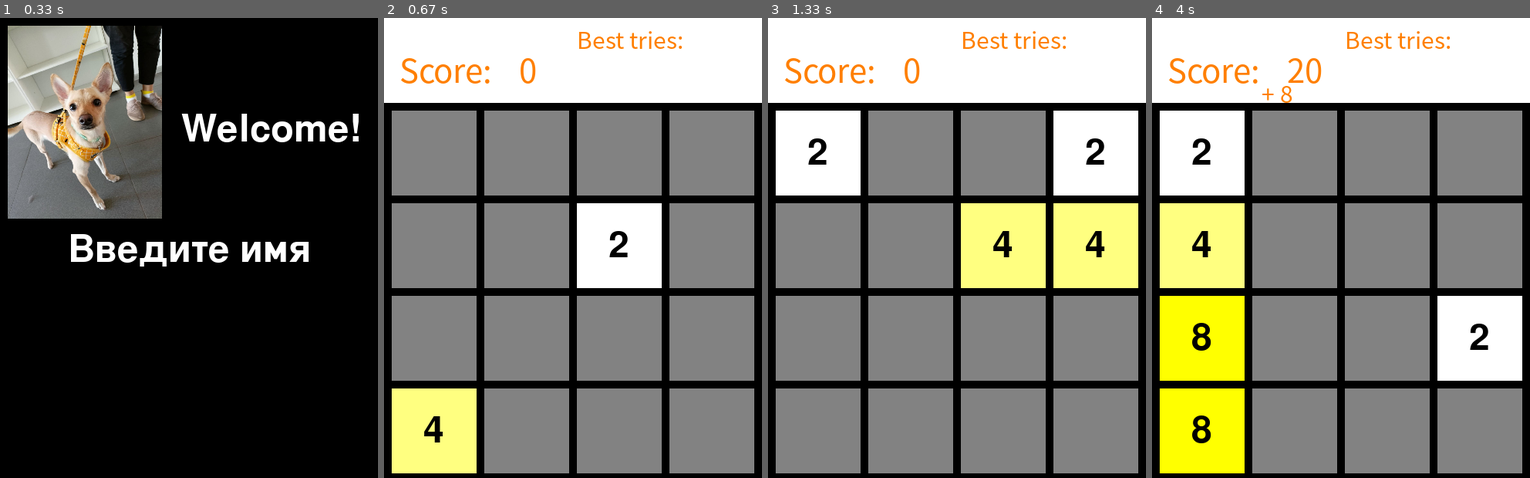
Above: before the commit, frames 1-4 (left to right).
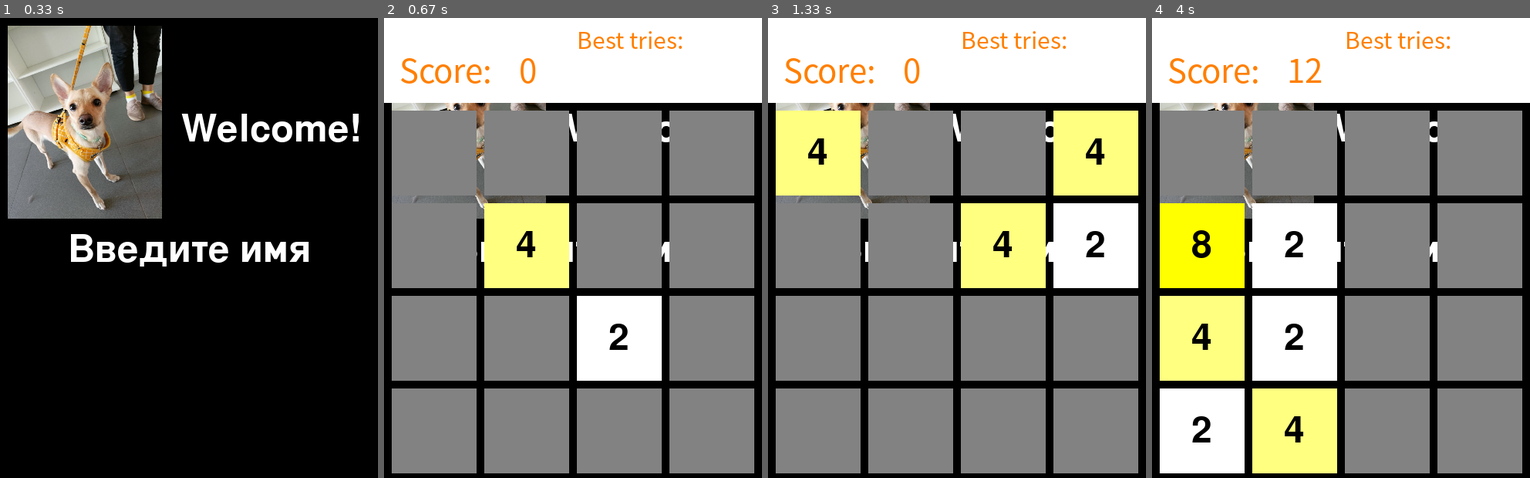
Above: after the commit, the same moments.

Repository: KonstantinGanzew/practic-on-pygame
Game: pygame game, started from 2048_project/main.py
Two runs of this game, one before a commit and one after it. Both use one fixed random seed, a clock stepped at 60 frames per second and the inputs below.
Inputs:
- Up to frame 1 (0.33 s): no input
- Up to frame 2 (0.67 s): tap Enter at 0.33 s
- Up to frame 3 (1.33 s): hold Right 0.67-1.13 s; hold Up from 1.22 s (still down)
- Up to frame 4 (4 s): release Up at 1.52 s; hold Right 1.55-2.1 s; hold Left 2.13-2.8 s; hold Down 2.83-3.65 s; hold Left from 3.68 s (still down)

Frame 1 is identical in both runs. In frame 2, 19% of the frame differs, in the area x 2-76%, y 18-99%; in frame 3, 14%; in frame 4, 35%, in the area x 2-98%, y 8-99%.

Commit message:
ну практически

Diff:
--- a/2048_project/database.py
+++ b/2048_project/database.py
@@ -10,11 +10,17 @@
 )
 """)
 
+def insert_result(name, score):
+    cur.execute("""
+        insert into RECORDS values (?, ?)
+    """, (name, score))
+    bd.commit()
+
 def get_best():
     cur.execute("""
-    SELECT name gamer, max(score) score from RECORDS
-    GROUP by name
-    ORDER by score DESC
-    limit 0
+        SELECT name gamer, max(score) score from RECORDS
+        GROUP by name
+        ORDER by score DESC
+        limit 3
     """)
     return cur.fetchall()
--- a/2048_project/main.py
+++ b/2048_project/main.py
@@ -4,6 +4,19 @@
 from database import *
 
 GAMERS_DB = get_best()
+
+def init_const():
+    global mas, score
+    mas = [ [0] * 4 for i in range(4) ]
+    score = 0
+    empty = get_empty_list(mas)
+    random.shuffle(empty)
+    random_num1 = empty.pop()
+    random_num2 = empty.pop()
+    x1, y1 = get_index_from_number(random_num1)
+    mas = insert_2_of_4(mas, x1, y1)
+    x2, y2 = get_index_from_number(random_num2)
+    mas = insert_2_of_4(mas, x2, y2)
 
 def draw_top_gamers():
     font_top = pygame.font.SysFont('simsun', 30)
@@ -43,7 +56,7 @@
                 text_y = h + (SIZE_BLOCK - font_h) / 2
                 screen.blit(text, (text_x, text_y))
 
-mas = [ [0] * 4 for i in range(4) ]
+mas = None
 
 COLOR_TEXT = (255, 127, 0)
 COLORS = {
@@ -71,10 +84,8 @@
 WIDTH = BLOCKS * SIZE_BLOCK + (BLOCKS + 1) * MARGIN
 HEIGTH = WIDTH + 110
 TITLE_REC = pygame.Rect(0, 0, WIDTH, 110)
-score = 0
-
-mas[1][2]=2
-mas[3][0]=4
+score = None
+init_const()
 
 pygame.init()
 screen = pygame.display.set_mode((WIDTH, HEIGTH))
@@ -113,7 +124,6 @@
                         USERNAME = 'Чмо'
                         is_find_name = True
                         break
-
         screen.fill(BLACK)
         text_name = font.render(name, True, WHITE)
         rect_name = text_name.get_rect()
@@ -123,58 +133,76 @@
         screen.blit(text_name, rect_name)
         pygame.display.update()
 
+def game_loop():
+    global score, mas
+    draw_interface(score)
+    pygame.display.update()
+
+    while is_zero_in_mas(mas) or can_move(mas):
+        for event in pygame.event.get():
+            if event.type == pygame.QUIT:
+                pygame.quit()
+                sys.exit(0)
+            elif event.type == pygame.KEYDOWN:
+                delta = 0
+                if event.key == pygame.K_LEFT:
+                    mas, delta = move_left(mas)
+                elif event.key == pygame.K_RIGHT:
+                    mas, delta = move_right(mas)
+                elif event.key == pygame.K_UP:
+                    mas, delta = move_up(mas)
+                elif event.key == pygame.K_DOWN:
+                    mas, delta = move_down(mas)
+                if is_zero_in_mas(mas):
+                    empty = get_empty_list(mas)
+                    random.shuffle(empty)
+                    random_num = empty.pop()
+                    x, y = get_index_from_number(random_num)
+                    mas = insert_2_of_4(mas, x, y)
+                    print(f'Мы заполнили элемент под номером {random_num}')
+                score += delta
+                draw_interface(score, delta)
+                pygame.display.update()
+    screen.fill(BLACK)
+
 def draw_game_over():
+    global USERNAME, mas
     img2028 = pygame.image.load('2048_project\\dog.jpg')
     font = pygame.font.SysFont('stxingkai', 65)
     text_game_over = font.render('Game over!', True, WHITE)
     text_score = font.render(f'Вы набрали {score}', True, WHITE)
+    text = 'Рекорд побит'
+    text_record = font.render(text, True, WHITE)
     best_score = GAMERS_DB[0][1]
     if score > best_score:
         text = 'Рекорд побит'
     else:
         text = f'Рекорд {best_score}'
     text_record = font.render(text, True, WHITE)
-    while True:
+    insert_result(USERNAME, score)
+    make_disicion = False
+    while not make_disicion:
         for event in pygame.event.get():
             if event.type == pygame.QUIT:
                 pygame.quit()
                 sys.exit(0)
-        screen.fill(BLACK)
+            elif event.type == pygame.KEYDOWN:
+                if event.key == pygame.K_SPACE:
+                    make_disicion = True
+                    init_const()
+                elif event.key == pygame.K_RETURN:
+                    USERNAME = None
+                    make_disicion = True
+                    init_const()
         screen.blit(text_game_over, (220, 120))
-        screen.blit(text_score, (30, 250))
-        screen.blit(text_record, (30, 300))
+        screen.blit(text_score, (55, 300))
+        screen.blit(text_record, (55, 350))
         screen.blit(pygame.transform.scale(img2028, (200, 250)), (10, 10))
         pygame.display.update()
-
-draw_intro()
-screen.fill(BLACK)
-draw_interface(score)
-pygame.display.update()
-
-while is_zero_in_mas(mas) or can_move(mas):
-    for event in pygame.event.get():
-        if event.type == pygame.QUIT:
-            pygame.quit()
-            sys.exit(0)
-        elif event.type == pygame.KEYDOWN:
-            delta = 0
-            if event.key == pygame.K_LEFT:
-                mas, delta = move_left(mas)
-            elif event.key == pygame.K_RIGHT:
-                mas, delta = move_right(mas)
-            elif event.key == pygame.K_UP:
-                mas, delta = move_up(mas)
-            elif event.key == pygame.K_DOWN:
-                mas, delta = move_down(mas)
-            if is_zero_in_mas(mas):
-                empty = get_empty_list(mas)
-                random.shuffle(empty)
-                random_num = empty.pop()
-                x, y = get_index_from_number(random_num)
-                mas = insert_2_of_4(mas, x, y)
-                print(f'Мы заполнили элемент под номером {random_num}')
-            score += delta
-            draw_interface(score, delta)
-            pygame.display.update()
-
-draw_game_over()
+    screen.fill(BLACK)
+
+while True:
+    if USERNAME is None:
+        draw_intro()
+    game_loop()
+    draw_game_over()
Binary file changed: 2048.sqlite
Binary file removed: 2048_project/2048.sqlite
